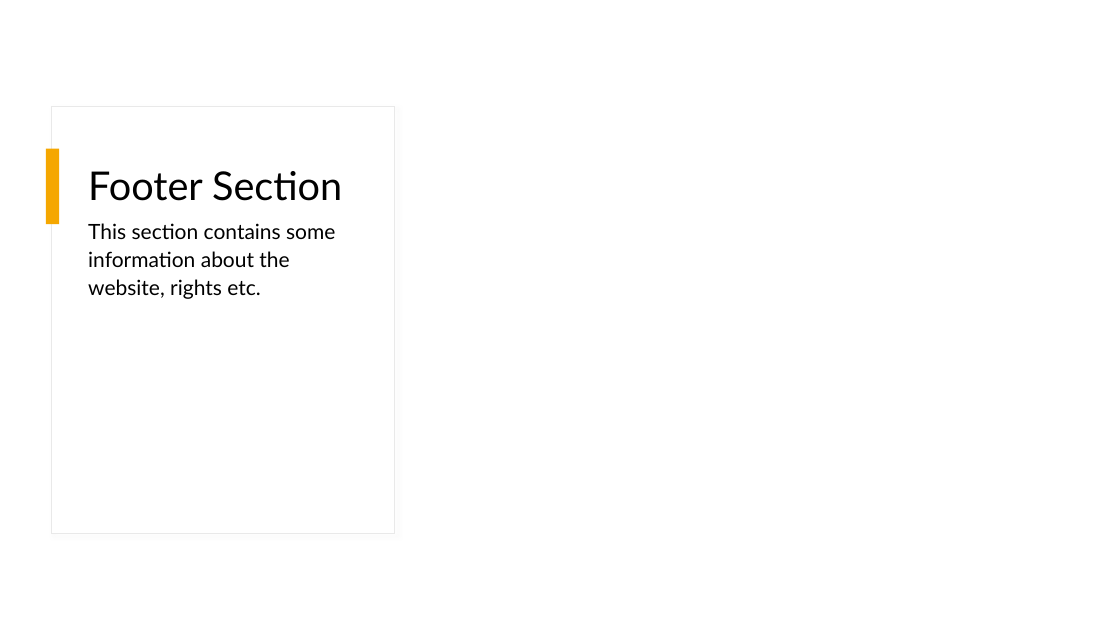
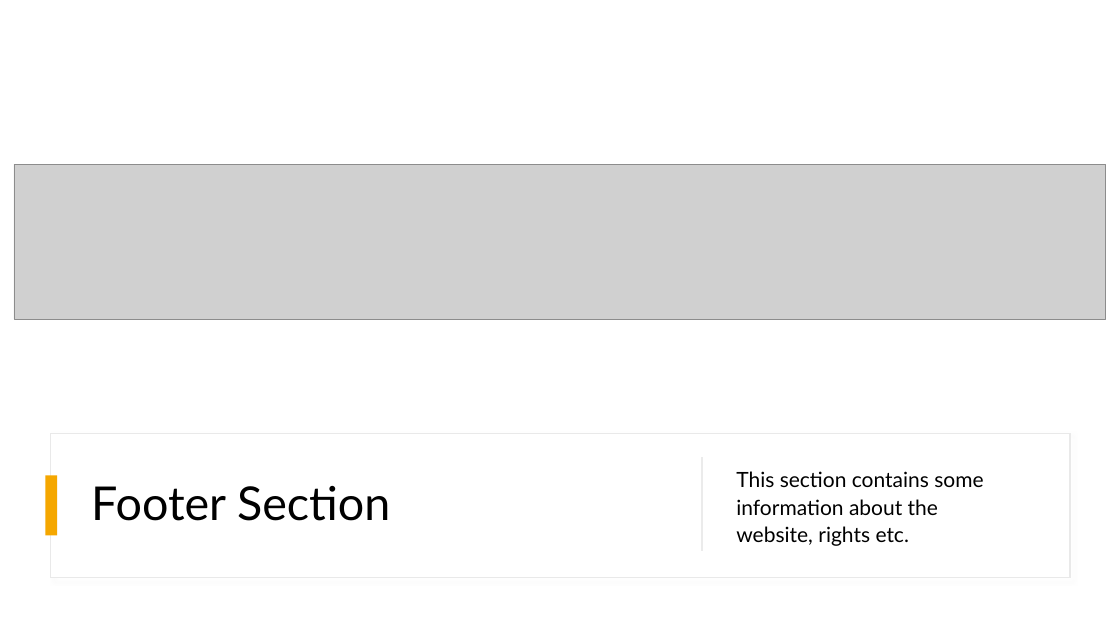
Before and after one commit to KomeOn/news-corner, a slide deck: slide 9 of src/News-corner.pptx. Drawn at 1120x630 pixels with LibreOffice and Linux fonts; fonts in the diff are those of the drawing; grey boxes stand for pictures. Boxes give left, top, right and bottom in pixels: in the first picture for what was removed or moved away, otherwise in the second. Text is boxed around its words. In the diff, an @@ line names an element or a change of style, - is before the commit and + after.

```diff
--- a/src/News-corner.pptx
+++ b/src/News-corner.pptx
@@ rectangle added at (0,0,1120,630), fill #FFFFFF @@
@@ rectangle removed at (46,149,60,224) @@
@@ picture added at (14,164,1107,318) @@
@@ rectangle added at (50,434,1070,578), fill #FFFFFF, outline #E9E9E9 1 pt @@
@@ title "Footer Section": place and size @@
-title "Footer Section" at (88,171,342,201)
+title "Footer Section" at (91,486,390,521)
@@ title "Footer Section" at (91,486,390,521): size 34 to 40 pt; line spacing 1 to 0.9; vertical alignment top to middle @@
@@ rectangle added at (45,476,57,536), fill #F5A700 @@
@@ rectangle added at (702,457,703,552), fill #C9C9C9 @@
@@ text "This section contains some information ...": place and size @@
-text "This section contains some information ..." at (88,223,335,299)
+text "This section contains some information ..." at (736,471,983,546)
@@ text "This section contains some information ..." at (736,471,983,546): vertical alignment top to middle @@
```
Also in this commit, not shown: 10 other slides changed, 8 slides added, 1 slide removed, 1 other file.
